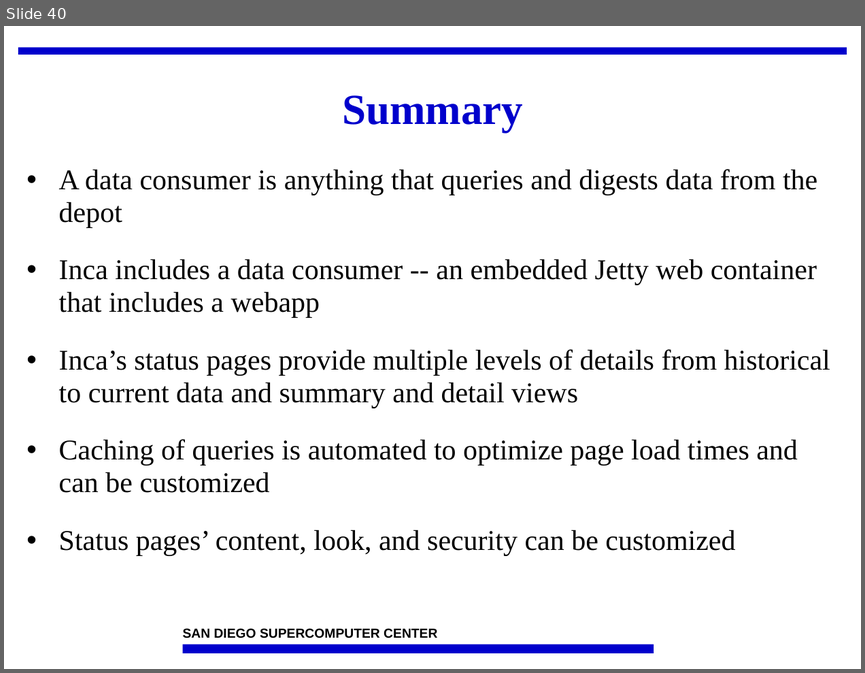
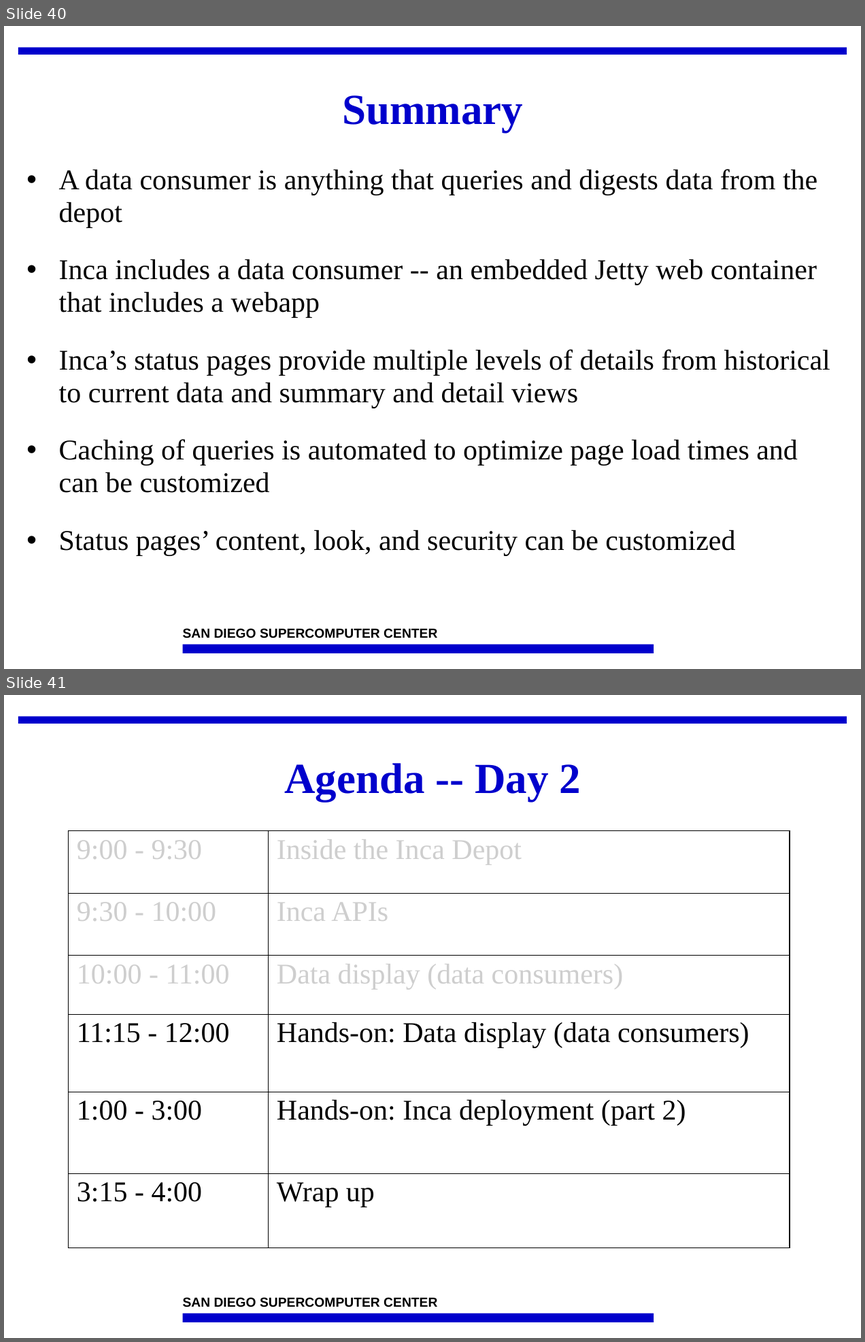
Before and after one commit to IncaProject/inca-xsede, a slide deck: talks/2008workshop/consumer.ppt. Shown one above the other, each under a label of ours: slide 40 before the commit, slides 40 and 41 after it. The pictures are 865x673 and 865x1342 pixels, drawn with LibreOffice and Linux fonts; fonts in the diff are those of the drawing; background and template pictures are left out. Boxes give left, top, right and bottom in pixels: in the first picture for what was removed or moved away, otherwise in the second. Text is boxed around its words. In the diff, an @@ line names an element or a change of style, - is before the commit and + after.

Commit message:
last changes

```diff
--- a/talks/2008workshop/consumer.ppt
+++ b/talks/2008workshop/consumer.ppt
@@ slide 41 added at <box>4,695,861,1338</box>, background #FFFFFF; not listed: 3 template elements that a slide beside it also shows @@
@@ title added at <box>284,763,581,801</box>, 36 pt, text #0000CC, bold @@
+Agenda -- Day 2
@@ table added at <box>68,830,789,1248</box>, 6 rows, 2 columns @@
+9:00 - 9:30 | Inside the Inca Depot
+9:30 - 10:00 | Inca APIs
+10:00 - 11:00 | Data display (data consumers)
+11:15 - 12:00 | Hands-on: Data display (data consumers)
+1:00 - 3:00 | Hands-on: Inca deployment (part 2)
+3:15 - 4:00 | Wrap up
```
